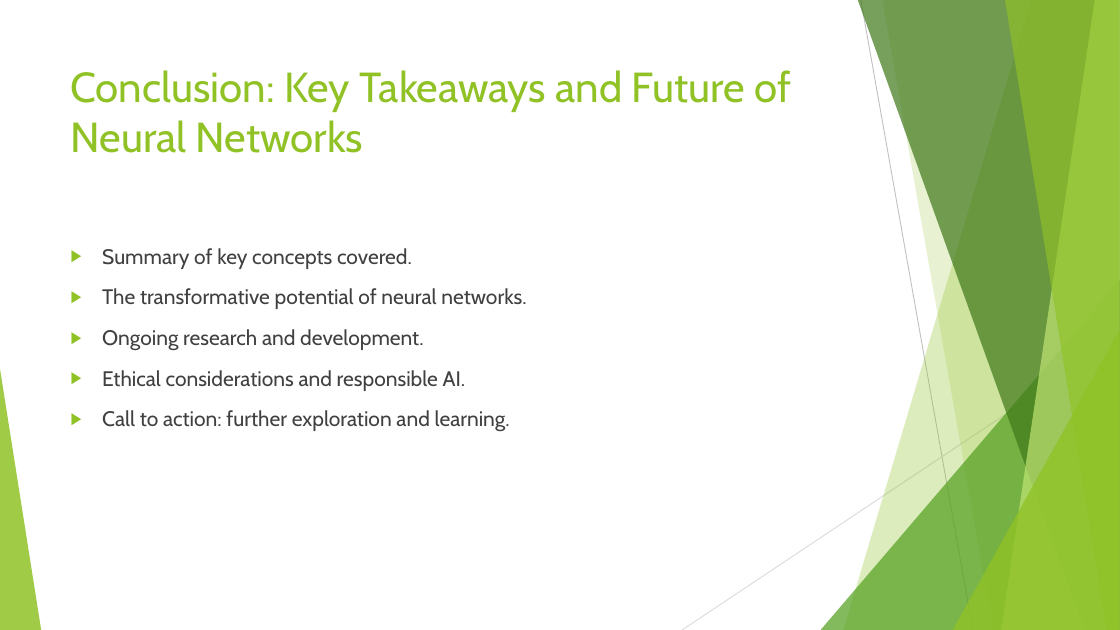
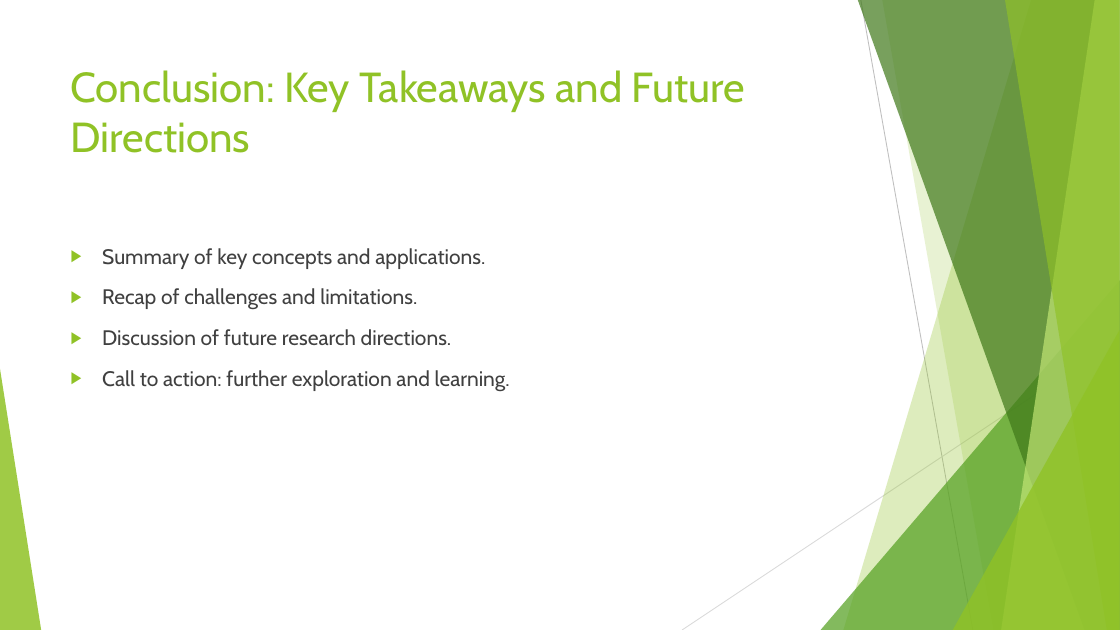
Before and after one commit to shubhamb025/Pdf_to_presentation_GenAI, a slide deck: slide 16 of output/topic_neural_networks.pptx (slide 18 before the commit). Drawn at 1120x630 pixels with LibreOffice and Linux fonts; fonts in the diff are those of the drawing. Boxes give left, top, right and bottom in pixels: in the first picture for what was removed or moved away, otherwise in the second. Text is boxed around its words. In the diff, an @@ line names an element or a change of style, - is before the commit and + after.

```diff
--- a/output/topic_neural_networks.pptx
+++ b/output/topic_neural_networks.pptx
@@ title at [71, 70, 745, 153]: text changed @@
-Conclusion: Key Takeaways and Future of Neural Networks
+Conclusion: Key Takeaways and Future Directions
@@ text at [102, 248, 485, 345]: text changed @@
-▶ Summary of key concepts covered.
-▶ The transformative potential of neural networks.
-▶ Ongoing research and development.
-▶ Ethical considerations and responsible AI.
+▶ Summary of key concepts and applications.
+▶ Recap of challenges and limitations.
+▶ Discussion of future research directions.
```
Also in this commit, not shown: 13 other slides changed, 1 slide added, 3 slides removed, 9 other files.
